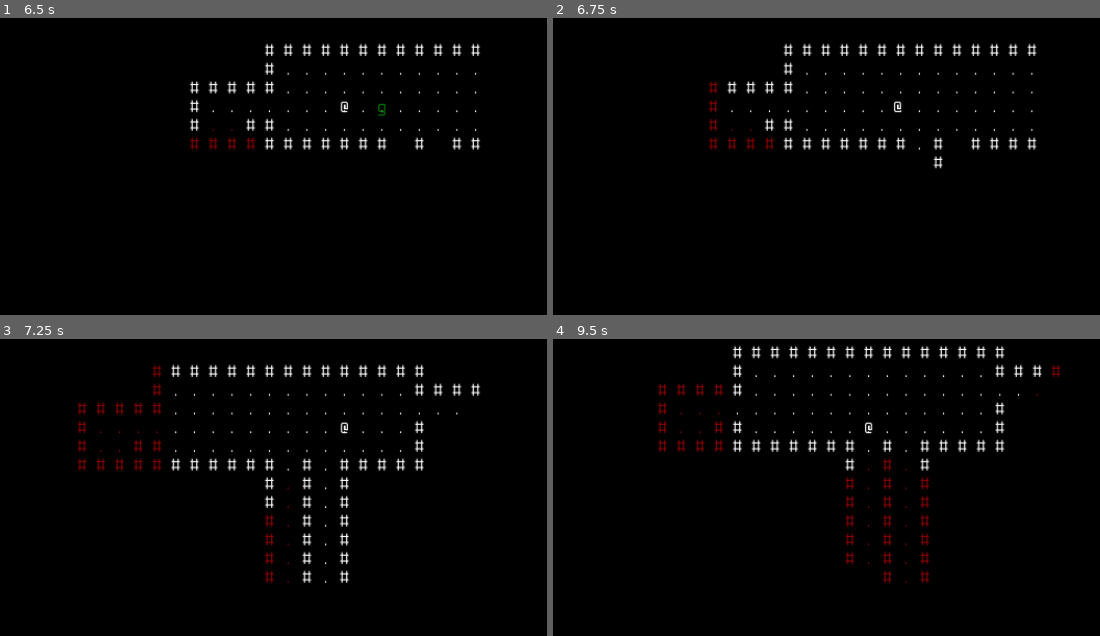
Above: before the commit, frames 1-4 (two rows, left to right).
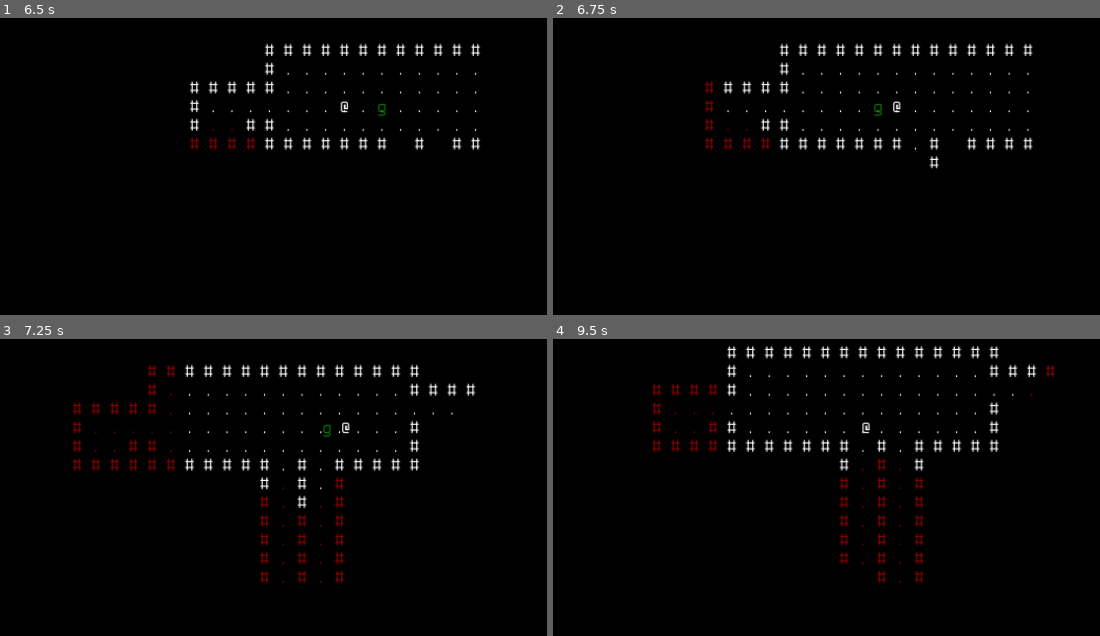
Above: after the commit, the same moments.

Repository: ElPresidentePoole/godot-rl
Game: Godot game, scene res://scenes/dungeon.tscn
Same seed, same stepped clock (60 frames per second), same inputs: the game is played once before the commit and once after it.
Inputs:
- Up to frame 1 (6.5 s): hold W (move_north) 0.53-2.03 s; tap Enter at 1.25, 3.5, 5.75 s; tap Space at 2, 4.25 s; hold A (move_west) 2.03-3.53 s; hold S (move_south) 3.53-4.28 s; hold D (move_east) 4.28-5.03 s; hold W (move_north) 5.03-5.78 s; hold D (move_east) from 5.78 s (still down)
- Up to frame 2 (6.75 s): keep holding D (move_east)
- Up to frame 3 (7.25 s): keep holding D (move_east)
- Up to frame 4 (9.5 s): release D (move_east) at 8.03 s; hold S (move_south) 8.03-8.78 s; hold A (move_west) from 8.78 s (still down)

Frame 1 is identical in both runs. In frame 2, 3.4% of the frame differs, in the area x 27-89%, y 8-51%; in frame 3, 5.0%; in frame 4, 5.8%, in the area x 18-93%, y 2-83%.

Commit message:
well yeah they're different, i used the func wrong!

Diff:
--- a/scenes/cell_map.gd
+++ b/scenes/cell_map.gd
@@ -39,6 +39,7 @@
 	""" Gets the id of a cell from its Vector2, or assigns it an id and returns the new id """
 	if not cell in id_table:
 		id_table[cell] = astar.get_available_point_id()
+#		print_debug(cell, " not in id_table, added new cell as id ", id_table[cell])
 	return id_table[cell]
 
 func get_adjacent_cells_diag(pos: Vector2) -> Array[Vector2]:
--- a/scenes/dungeon.gd
+++ b/scenes/dungeon.gd
@@ -25,12 +25,7 @@
 	astar.set_point_disabled(cid)
 	mob_mrpas_map[m] = cellmap.build_mrpas_from_map()
 	m.mortality.connect('died', func(poor_schmuck):
-		# FIXME: doesn't clear the right astar point
-		var cell_died_at = cellmap.get_cell_id(poor_schmuck.position)
-		# for some reason, cellmap.get_cell_id and get_closest_point give different results?
-		# I need to review this code
-#		var cell_died_at = astar.get_closest_point(poor_schmuck.position)
-#		print_debug(cellmap.get_cell_id(poor_schmuck.position), astar.get_closest_point(poor_schmuck.position))
+		var cell_died_at = astar.get_closest_point(poor_schmuck.position, true)
 		poor_schmuck.queue_free()
 		astar.set_point_disabled(cell_died_at, false)
 		mob_mrpas_map.erase(poor_schmuck)
@@ -90,8 +85,9 @@
 
 func process_turn(player_state):
 	for m in mobs.get_children():
-		update_mob_fov(m)
-		m.do_turn_behavior(astar, mob_mrpas_map[m], cellmap, player_state)
+		if not m.is_queued_for_deletion():
+			update_mob_fov(m)
+			m.do_turn_behavior(astar, mob_mrpas_map[m], cellmap, player_state)
 	update_player_fov(player.position)
 
 func _on_player_request_to_move(dv):
@@ -101,7 +97,7 @@
 		var mob_bumped_into = find_mob_by_position(col_point)
 		if mob_bumped_into:
 			attack(player, mob_bumped_into)
-			# process_turn({ 'new_position': player.position+dv }) # FIXME: a turn should pass when we hit em and NOT crash the game
+			process_turn({ 'new_position': player.position+dv }) # FIXME: a turn should pass when we hit em and NOT crash the game
 	else:
 		process_turn({ 'new_position': player.position+dv })
 		player.move(dv)
--- a/scenes/mob.gd
+++ b/scenes/mob.gd
@@ -19,6 +19,16 @@
 	# probably should make a dungeon.get_point_path and have the dungeon do more of the work than pass all this stuff in every time
 	var closest: int = astar.get_closest_point(dest)
 	var path: PackedVector2Array = astar.get_point_path(cellmap.get_cell_id(position), closest)
+	# E 0:00:05:0121   mob.gd:21 @ move(): Can't get point path. Point with id: 3600 doesn't exist.
+#  <C++ Error>    Condition "!from_exists" is true. Returning: Vector<Vector2>()
+#  <C++ Source>   core/math/a_star.cpp:694 @ get_point_path()
+#  <Stack Trace>  mob.gd:21 @ move()
+#                 mob.gd:30 @ do_turn_behavior()
+#                 dungeon.gd:90 @ process_turn()
+#                 dungeon.gd:102 @ _on_player_request_to_move()
+#                 player.gd:38 @ handle_movement()
+#                 player.gd:63 @ _process()
+
 	if len(path) > 1 and path[1] != dest:
 		astar.set_point_disabled(cellmap.get_cell_id(position), false)
 		astar.set_point_disabled(cellmap.get_cell_id(path[1]), true)
